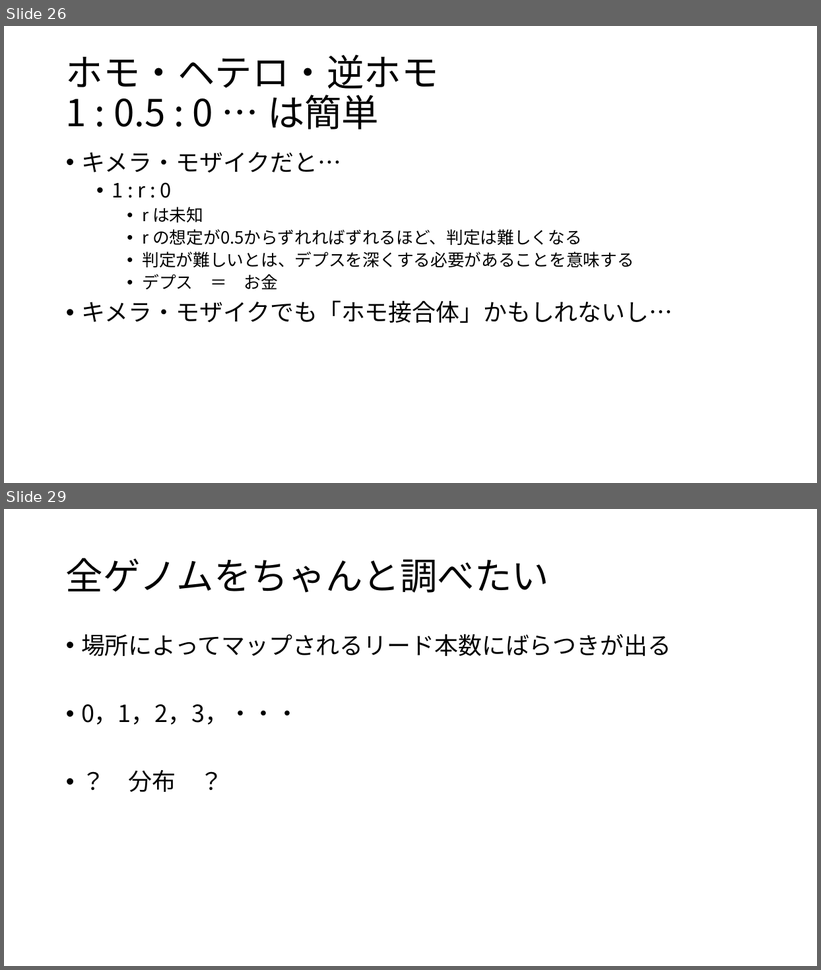
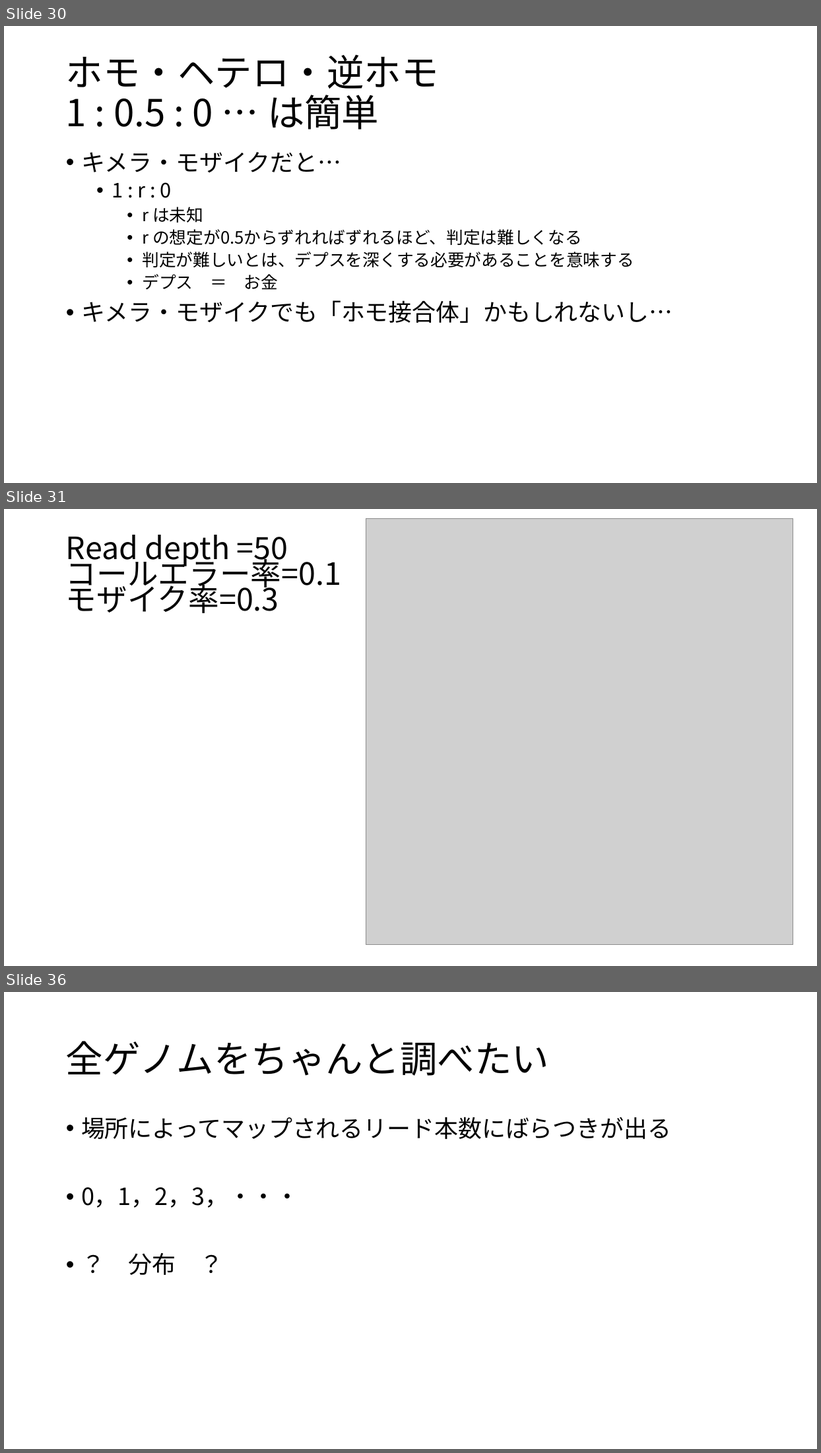
Before and after one commit to ryamada22/atom, a slide deck: Lectures2019/chimeraNGStyping2020Jan.pptx. Shown one above the other, each under a label of ours: slides 26 and 29 before the commit, slides 30, 31 and 36 after it; the slides between them are not shown. The pictures are 821x970 and 821x1453 pixels, drawn with LibreOffice and Linux fonts; fonts in the diff are those of the drawing; grey boxes stand for pictures. Boxes give left, top, right and bottom in pixels: in the first picture for what was removed or moved away, otherwise in the second. Text is boxed around its words. In the diff, an @@ line names an element or a change of style, - is before the commit and + after.

```diff
--- a/Lectures2019/chimeraNGStyping2020Jan.pptx
+++ b/Lectures2019/chimeraNGStyping2020Jan.pptx
@@ slide 31 added at bbox=[4, 509, 817, 966], background #FFFFFF @@
@@ picture added at bbox=[366, 519, 793, 945] @@
@@ text added at bbox=[66, 535, 341, 613], 36.3 pt, text #000000 @@
+Read depth =50
+コールエラー率=0.1
+モザイク率=0.3
@@ what was slide 26 is now slide 30 @@
@@ what was slide 29 is now slide 36 @@
```
Also in this commit, not shown: 3 slides changed, 8 other slides added, 1 other file.
